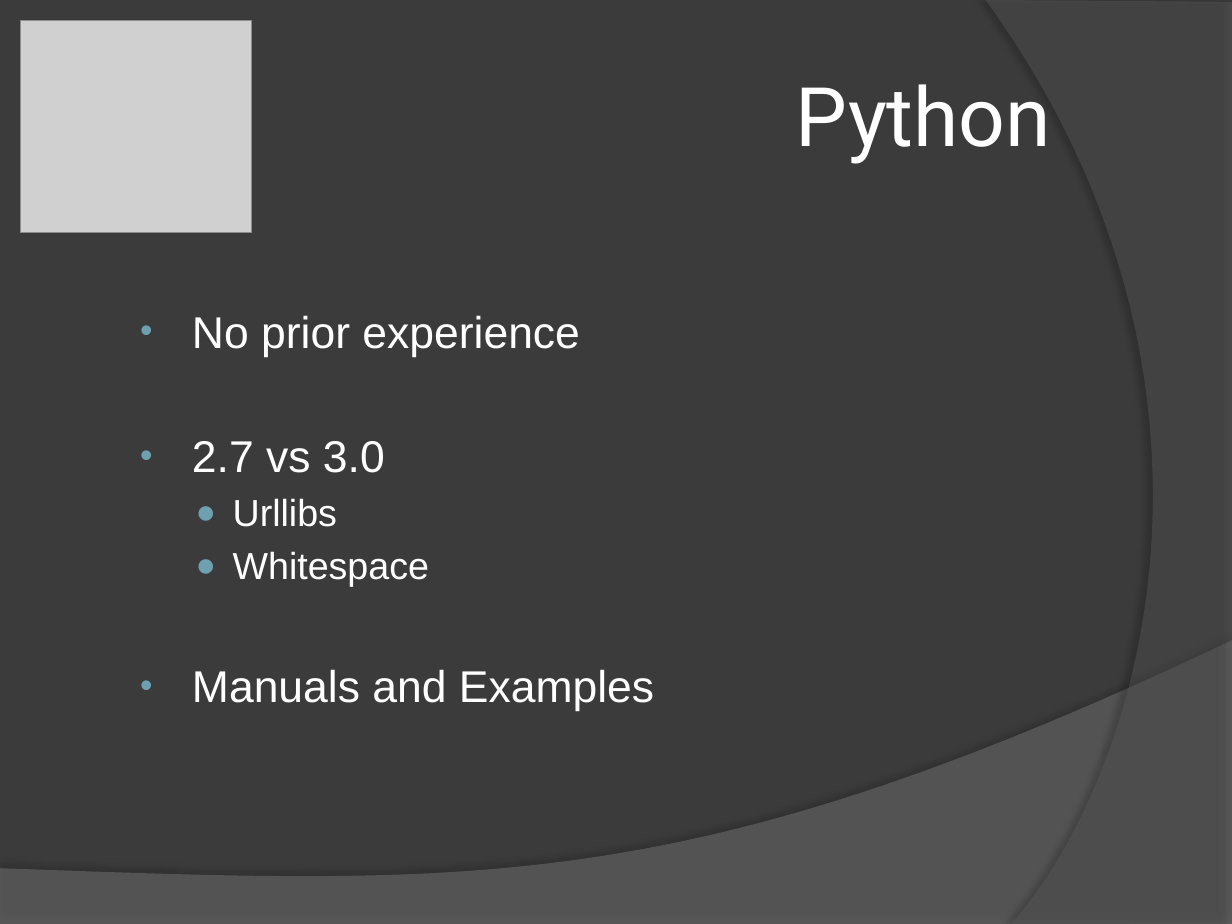
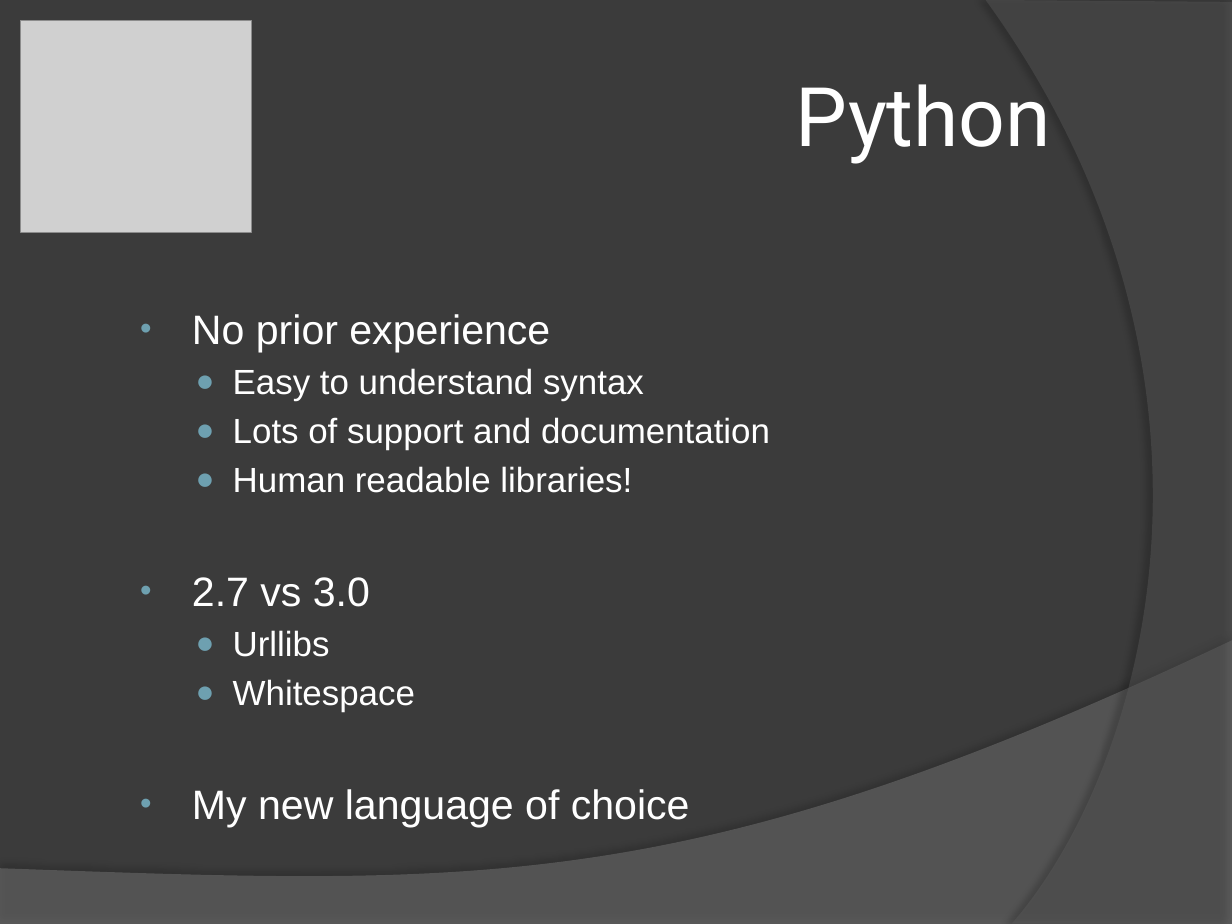
Before and after one commit to csComicRocket/ComicRocketProject, a slide deck: slide 29 of Documentation/RocketBooster-CapstonePresentation.pptx. Drawn at 1232x924 pixels with LibreOffice and Linux fonts; fonts in the diff are those of the drawing; grey boxes stand for pictures. Boxes give left, top, right and bottom in pixels: in the first picture for what was removed or moved away, otherwise in the second. Text is boxed around its words. In the diff, an @@ line names an element or a change of style, - is before the commit and + after.

Commit message:
Modified presentation

```diff
--- a/Documentation/RocketBooster-CapstonePresentation.pptx
+++ b/Documentation/RocketBooster-CapstonePresentation.pptx
@@ text at (192,314,550,712): size 26 to 24.1 pt in "No prior experience", "2.7 vs 3.0"; size 22 to 20.4 pt in "Urllibs", "Whitespace" @@
@@ text at (233,368,770,493): paragraphs added @@
+  ● Easy to understand syntax
+  ● Lots of support and documentation
+  ● Human readable libraries!
@@ text at (192,789,690,827): text changed; size 26 to 24.1 pt @@
-• Manuals and Examples
+• My new language of choice
```
Also in this commit, not shown: 13 other slides changed.
